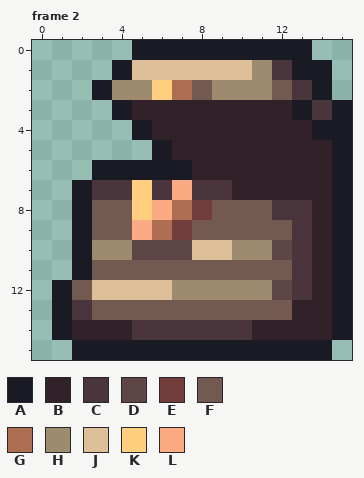
A pixel-art file gets an edit: Seokbinggo_Client/Assets/Art/Buildings/chest.aseprite. That is the earlier state.
16x16 pixels, 2 frames. Shown: frame 2. The commit also changed other frames, which this record leaves out.
Palette (. is transparent): A #1a1a24  B #31222a  C #4a353c  D #5e4646  E #733d3b  F #725a51  G #ad6e51  H #9e8a6e  J #ddbf9a  K #ffce7f  L #fbaa84
Pixels before, frame 2, first column x 1:
 0 ....AAAAAAAAA..
 1 ...AJJJJJJHCAA.
 2 ..AHHKGFHHHFCA.
 3 ...ABBBBBBBBACA
 4 ....ABBBBBBBBAA
 5 .....ABBBBBBBBA
 6 ..AAAAABBBBBBBA
 7 .ACCKCLCCBBBBBA
 8 .AFFKLGEFFFCCBA
 9 .AFFLGEFFFFFCBA
10 .AHHDDDJJHHDCBA
11 .AFFFFFFFFFFCBA
12 AFJJJJHHHHHDCBA
13 ACFFFFFFFFFFBBA
14 ABBBCCCCCCBBBBA
15 .AAAAAAAAAAAAA.
And afterwards:
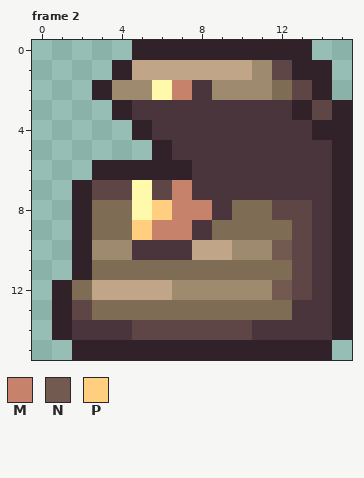
Colours new in this view: M #c7826c  N #725a51  P #ffce7f
Change:
colour F: #725a51 -> #7e6c54
colour J: #ddbf9a -> #c0a588
colour K: #ffce7f -> #fffaab
Changed rows in their new state; - is a pixel that keeps its letter.
Frame 2:
first column x 1:
 0 ----BBBBBBBBB--
 1 ---B-------DBB-
 2 --B---MC----DB-
 3 ---BCCCCCCCCBDB
 4 ----BCCCCCCCCBB
 5 -----BCCCCCCCCB
 6 --BBBBBCCCCCCCB
 7 -BDD-DM--CCCCCB
 8 -B---PMMC--DDCB
 9 -B--PMMC----DCB
10 -B--CCC----NDCB
11 -B----------DCB
12 B----------NDCB
13 BD----------CCB
14 BCCCDDDDDDCCCCB
15 -BBBBBBBBBBBBB-
